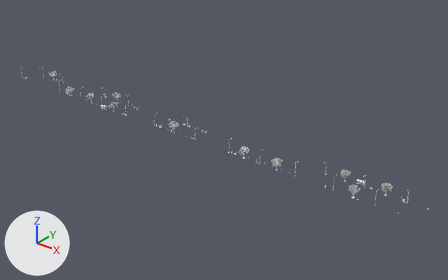
A saved change to the glTF model art/models/StreetBackStreet/StreetBackStreet.glb.
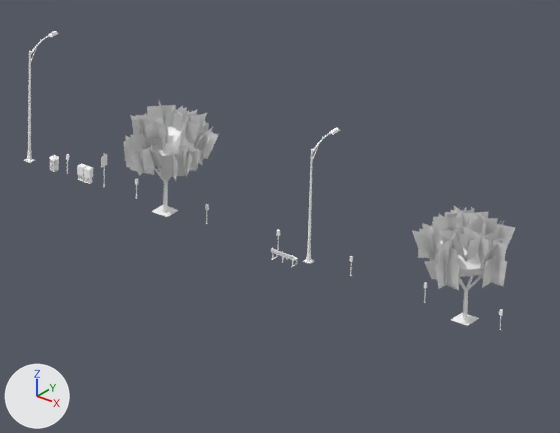
The first picture shows the older version from a camera (50 mm lens) standing at (966.0, -903.0, 655.0) and looking at (96.0, 185.0, -19.0). The close-ups show the older and then the newer version on the part from 50% to 64% of the width and 48% to 65% of the height of that picture. Only the edits that show in the close-ups are written down. Every picture has the same lights, and +X, +Y and +Z are marked at lower left. Vertices at exactly the same position are counted once.

Objects in the first close-up: 'Bark', 'Leaf', 'LeafCard', 'Pole' and 10 more.
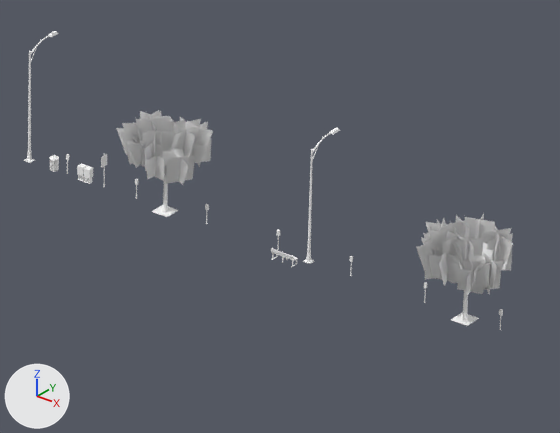
What differs and where, as boxes (x1, y1, x2, y2) in the close-ups (560 x 433 px; the box of a moved part takes in the faces that stretch with it):
'LeafCard', reshaped
    before: (124, 101, 516, 290)
    after: (116, 110, 513, 297)
'Leaf', reshaped (mostly hidden)
    before: (157, 127, 485, 277)
    after: (144, 148, 496, 283)
part 1 of me_leaf, moved or reshaped
    before: (157, 127, 194, 161)
    after: (144, 148, 186, 174)
part 2 of me_leaf, moved or reshaped
    before: (435, 226, 485, 277)
    after: (450, 238, 496, 283)
part 3 of me_leafcard, moved or reshaped
    before: (418, 234, 427, 258)
    after: (425, 256, 432, 280)
part 4 of me_leafcard, moved or reshaped
    before: (146, 125, 169, 138)
    after: (126, 146, 133, 164)
part 5 of me_leafcard, moved or reshaped
    before: (155, 124, 165, 153)
    after: (132, 139, 143, 167)
part 6 of me_leafcard, moved or reshaped
    before: (124, 101, 516, 290)
    after: (116, 110, 513, 297)

Diff of the bpy script that builds the scene:
```diff
--- a/art/models/StreetBackStreet/StreetBackStreet.glb.py
+++ b/art/models/StreetBackStreet/StreetBackStreet.glb.py
@@ me_leaf @@
 # used by ob_leaf; location = (0.0, 0.0, 0.0)
-me_leaf.from_pydata(...)  # 336 vertices, 640 faces; spans x -407.0..547.0, y 99.0..163.0, z 11.0..26.0
+me_leaf.from_pydata(...)  # 336 vertices, 640 faces; spans x -407.0..548.0, y 100.0..165.0, z 11.0..26.0
+# me_leaf part 1: the loose piece of 42 vertices spanning x 208.0..223.0, y 100.0..114.0, z 14.0..24.0 is moved by (0.0, 0.0, -2.0)
+# me_leaf part 2: 42 of 336 vertices moved; they spanned x 298.0..315.0, y 99.0..115.0, z 13.0..24.0 and now span x 299.0..314.0, y 100.0..114.0, z 11.0..22.0; mean shift (0.0, 0.0, -2.0); largest move (304.0, 114.0, 22.0) -> (305.0, 112.0, 19.0)
+# other edits to the shape of me_leaf do not show in these pictures
 me_leaf.materials.append(mat_leaves)
@@ me_leafcard @@
 # used by ob_leafcard; location = (0.0, 0.0, 0.0)
-me_leafcard.from_pydata(...)  # 1920 vertices, 1920 faces; spans x -413.0..553.0, y 94.0..169.0, z 12.0..30.0
+me_leafcard.from_pydata(...)  # 1920 vertices, 1920 faces; spans x -413.0..552.0, y 94.0..170.0, z 12.0..31.0
+# me_leafcard part 3: the loose piece of 4 vertices spanning x 296.0..301.0, y 101.0..106.0, z 16.0..23.0 is moved by (4.0, -3.0, -3.0)
+# me_leafcard part 4: the loose piece of 4 vertices spanning x 216.0..218.0, y 98.0..106.0, z 21.0..27.0 is moved by (-5.0, -2.0, -5.0)
+# me_leafcard part 5: the loose piece of 4 vertices spanning x 214.0..220.0, y 101.0..103.0, z 21.0..27.0 is moved by (-5.0, -2.0, -5.0)
+# me_leafcard part 6: 456 of 1920 vertices moved; they spanned x 207.0..319.0, y 94.0..121.0, z 13.0..28.0 and now span x 203.0..318.0, y 95.0..120.0, z 12.0..27.0; mean shift (0.0, -1.0, -2.0); largest move (316.0, 113.0, 26.0) -> (298.0, 97.0, 22.0)
+# other edits to the shape of me_leafcard do not show in these pictures
 me_leafcard.materials.append(mat_leafcard)
```
